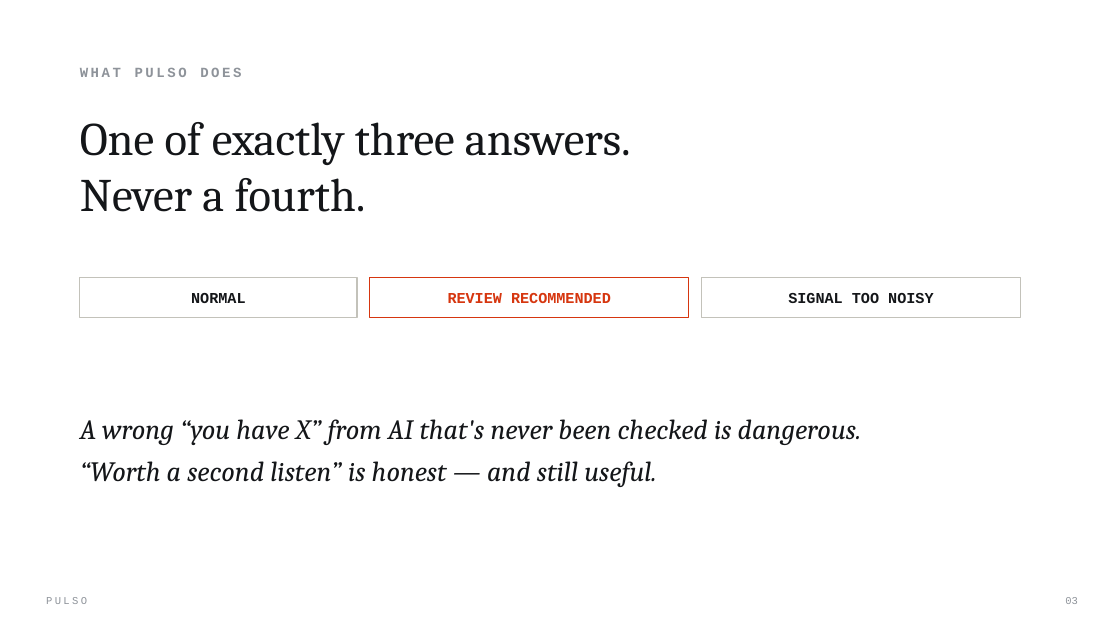
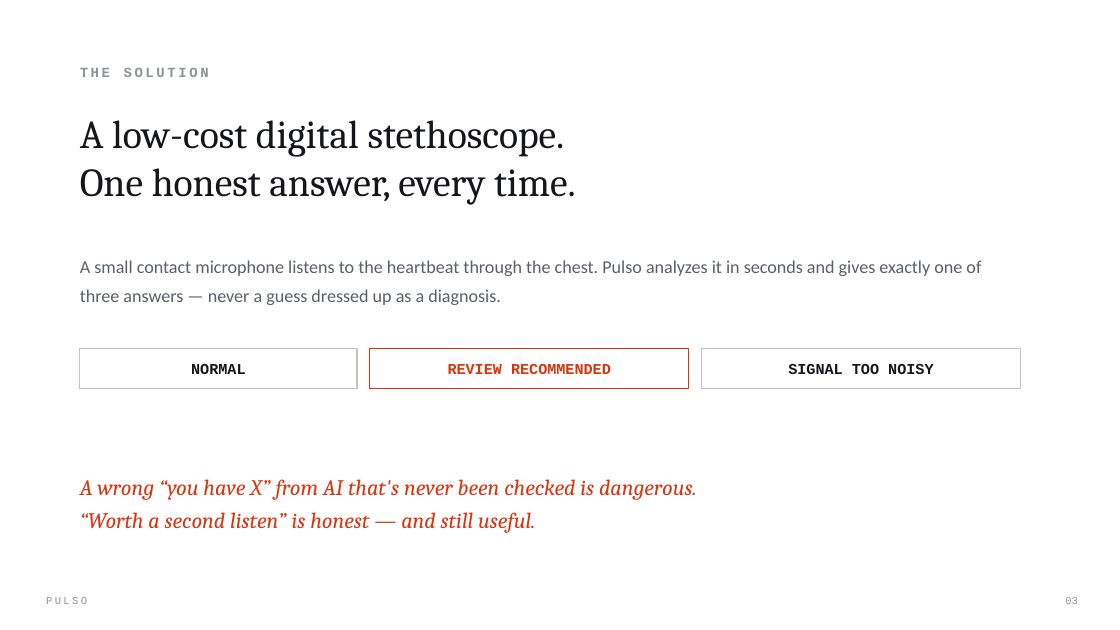
Before and after one commit to Davuddevelop/Pulso, a slide deck: slide 3 of presentation/Pulso_Pitch_Deck.pptx. Drawn at 1120x630 pixels with LibreOffice and Linux fonts; fonts in the diff are those of the drawing; background and template pictures are left out. Boxes give left, top, right and bottom in pixels: in the first picture for what was removed or moved away, otherwise in the second. Text is boxed around its words. In the diff, an @@ line names an element or a change of style, - is before the commit and + after.

```diff
--- a/presentation/Pulso_Pitch_Deck.pptx
+++ b/presentation/Pulso_Pitch_Deck.pptx
@@ text at [80,68,209,77]: text changed @@
-WHAT PULSO DOES
+THE SOLUTION
@@ text at [80,120,576,205]: text changed; size 40 to 34 pt @@
-One of exactly three answers.
-Never a fourth.
+A low-cost digital stethoscope.
+One honest answer, every time.
@@ text added at [80,260,981,305], 15.5 pt, text #5B6068 @@
+A small contact microphone listens to the heartbeat through the chest. Pulso analyzes it in seconds and gives exactly one of three answers — never a guess dressed up as a diagnosis.
@@ 3 texts, 3 rectangles: place and size @@
-3 texts, 3 rectangles at [80,277,1021,318]
+3 texts, 3 rectangles at [80,349,1021,389]
@@ text "A wrong “you have X” ...": place and size @@
-text "A wrong “you have X” ..." at [80,419,861,487]
+text "A wrong “you have X” ..." at [80,479,696,533]
@@ text "A wrong “you have X” ..." at [80,479,696,533]: size 24 to 19 pt, text colour #141619 to #D6360F @@
```
Also in this commit, not shown: 6 other slides changed, 1 slide added, 2 other files.
